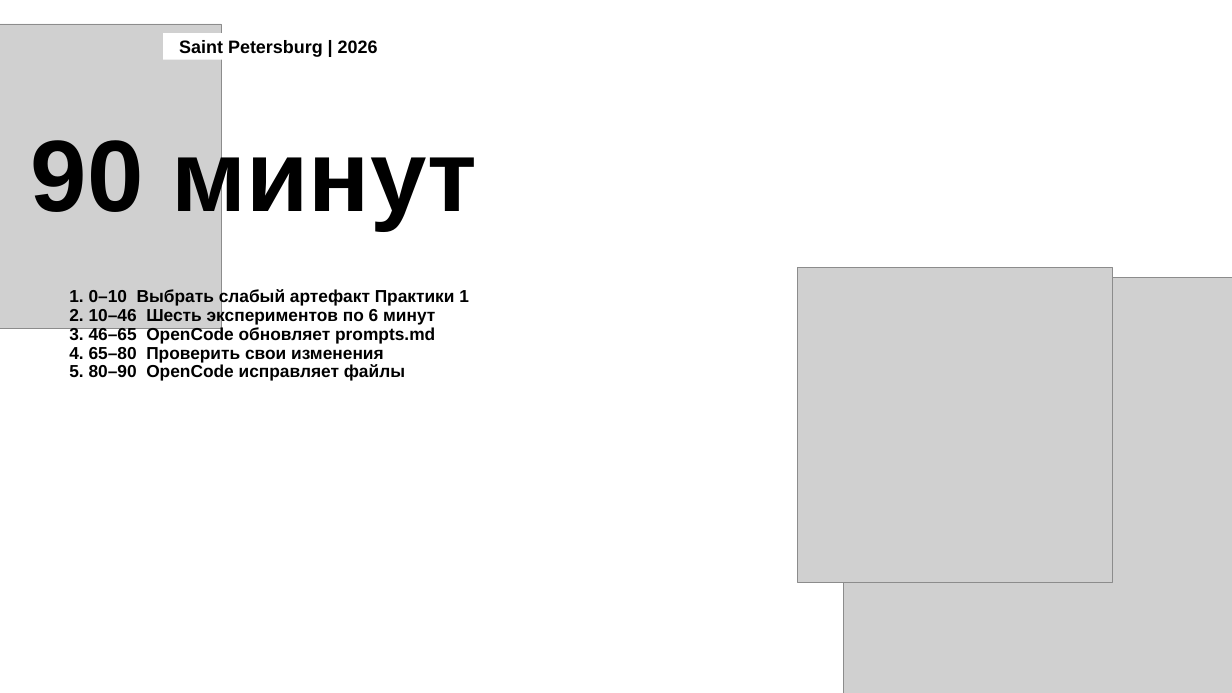
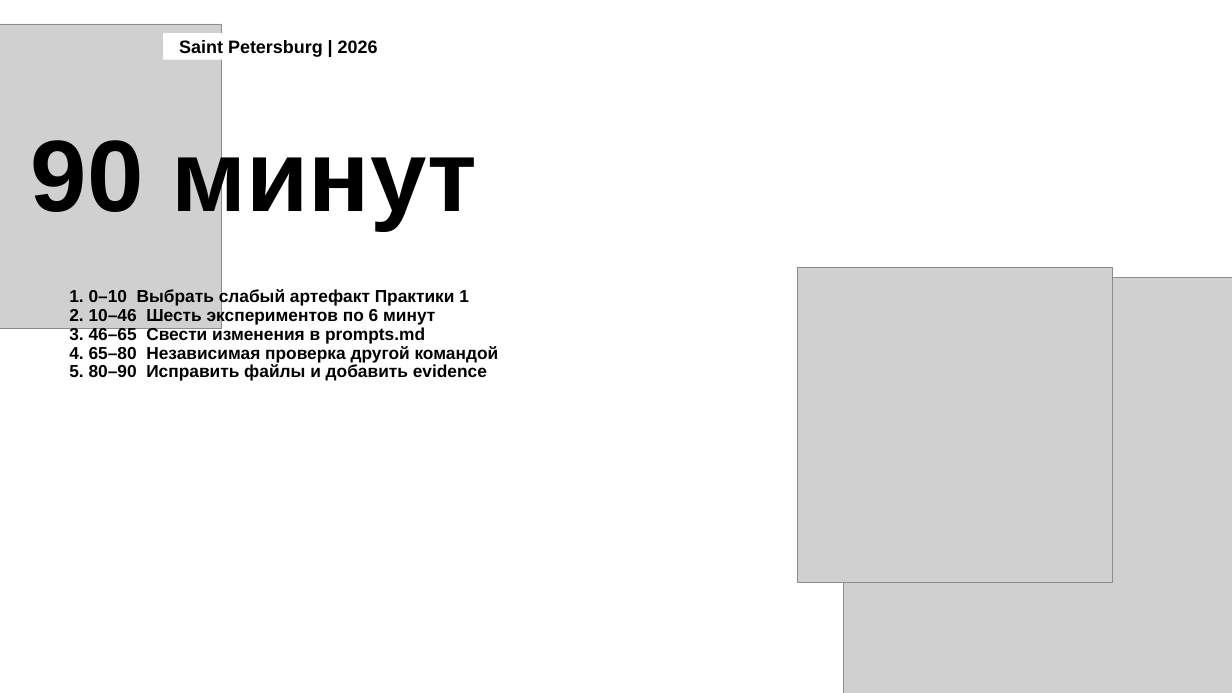
Before and after one commit to karinneyXx1/ITMOv2, a slide deck: slide 5 of practices/practice_02/slides/practice_02.pptx. Drawn at 1232x693 pixels with LibreOffice and Linux fonts; fonts in the diff are those of the drawing; grey boxes stand for pictures; background and template pictures are left out. Boxes give left, top, right and bottom in pixels: in the first picture for what was removed or moved away, otherwise in the second. Text is boxed around its words. In the diff, an @@ line names an element or a change of style, - is before the commit and + after.

```diff
--- a/practices/practice_02/slides/practice_02.pptx
+++ b/practices/practice_02/slides/practice_02.pptx
@@ text at box(69, 326, 499, 381): text changed @@
-3. 46–65 OpenCode обновляет prompts.md
-4. 65–80 Проверить свои изменения
-5. 80–90 OpenCode исправляет файлы
+3. 46–65 Свести изменения в prompts.md
+4. 65–80 Независимая проверка другой командой
+5. 80–90 Исправить файлы и добавить evidence
```
Also in this commit, not shown: 4 other slides changed, 1 slide added, 1 slide removed, 19 other files.
